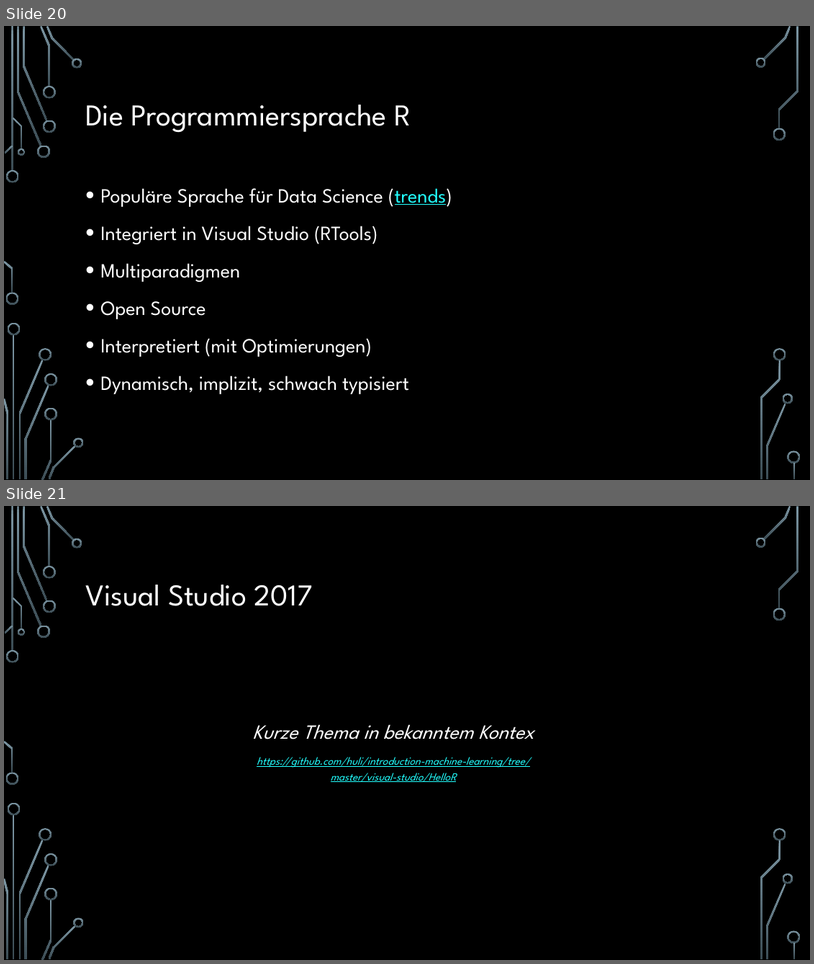
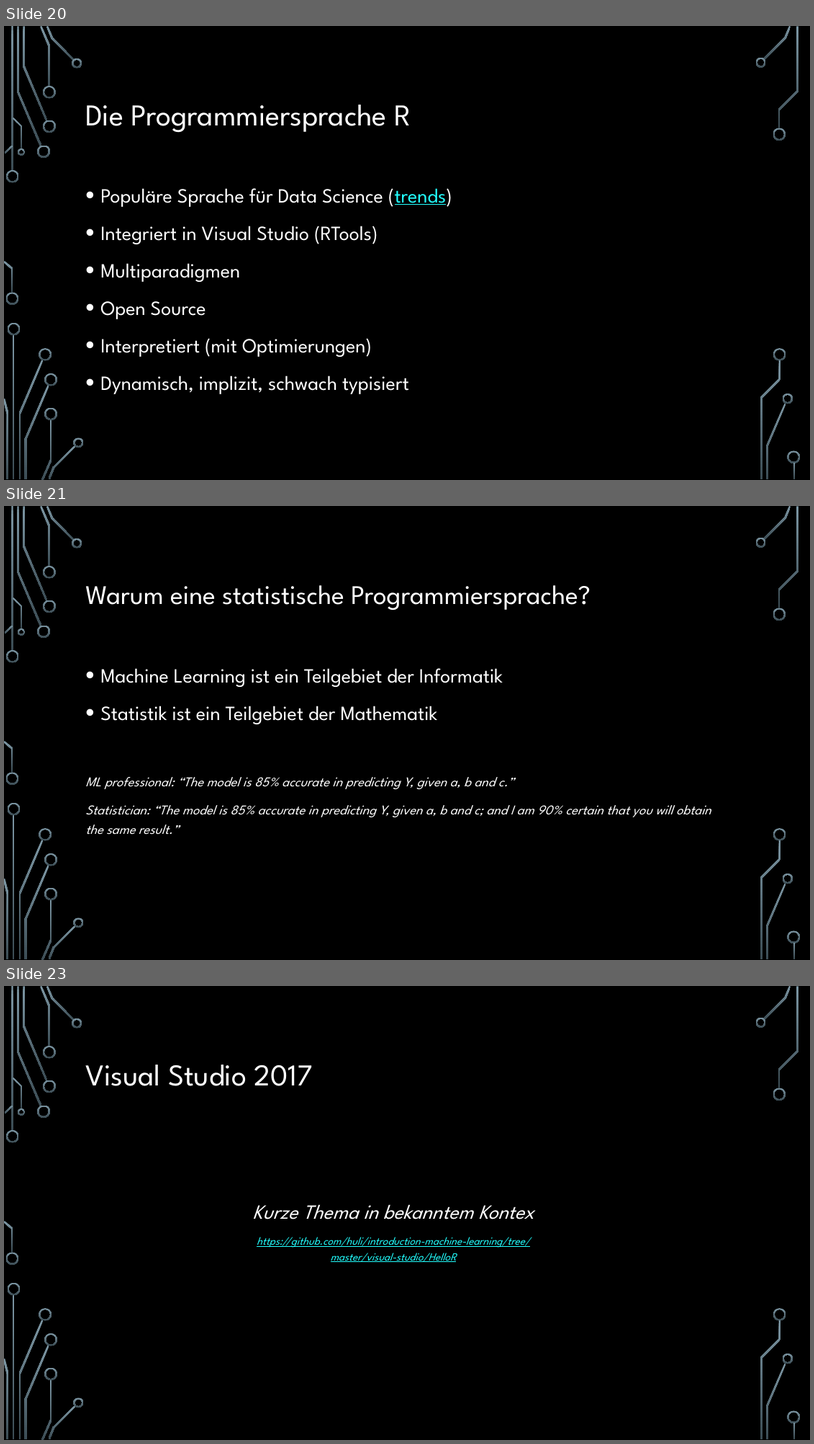
Before and after one commit to hacpro/introduction-machine-learning, a slide deck: presentation.pptx. Shown one above the other, each under a label of ours: slides 20 and 21 before the commit, slides 20, 21 and 23 after it; the slides between them are not shown. The pictures are 814x964 and 814x1444 pixels, drawn with LibreOffice and Linux fonts; fonts in the diff are those of the drawing; background and template pictures are left out. Boxes give left, top, right and bottom in pixels: in the first picture for what was removed or moved away, otherwise in the second. Text is boxed around its words. In the diff, an @@ line names an element or a change of style, - is before the commit and + after.

Commit message:
Why a statistic programming language.

```diff
--- a/presentation.pptx
+++ b/presentation.pptx
@@ slide 21 added at bbox=[4, 506, 810, 960], background picture (left out); not listed: 36 template elements that a slide beside it also shows @@
@@ title added at bbox=[85, 585, 591, 610], 32 pt, text #FFFFFF @@
+Warum eine statistische Programmiersprache?
@@ text added at bbox=[85, 668, 711, 834], 16 pt, text #FFFFFF, italic @@
+• Machine Learning ist ein Teilgebiet der Informatik
+• Statistik ist ein Teilgebiet der Mathematik
+ML professional: “The model is 85% accurate in predicting Y, given a, b and c.”
+Statistician: “The model is 85% accurate in predicting Y, given a, b and c; and I am 90% certain that you will obtain the same result.”
@@ what was slide 21 is now slide 23 @@
```
Also in this commit, not shown: 20 slides changed, 1 other slide added.
